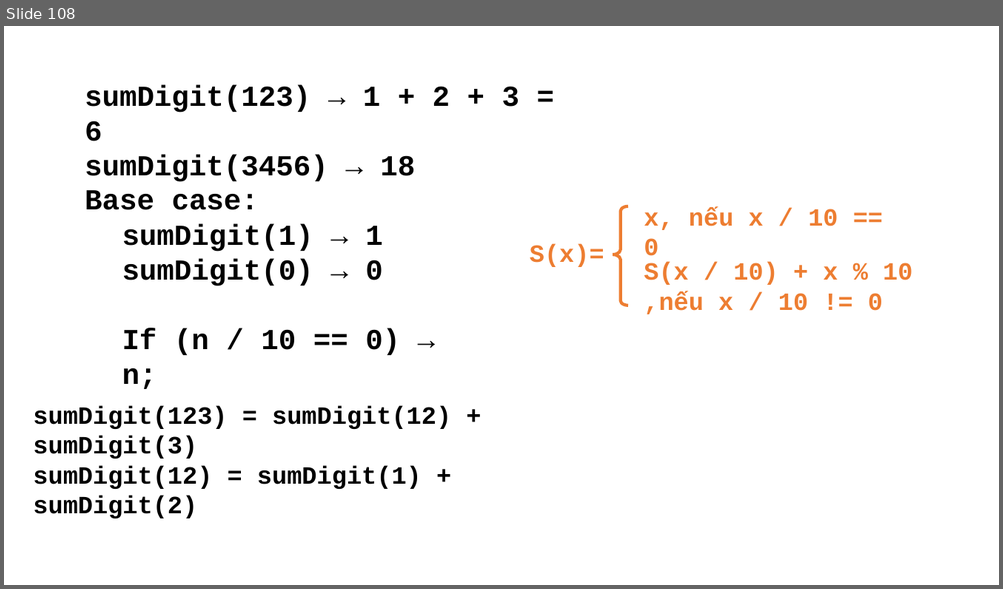
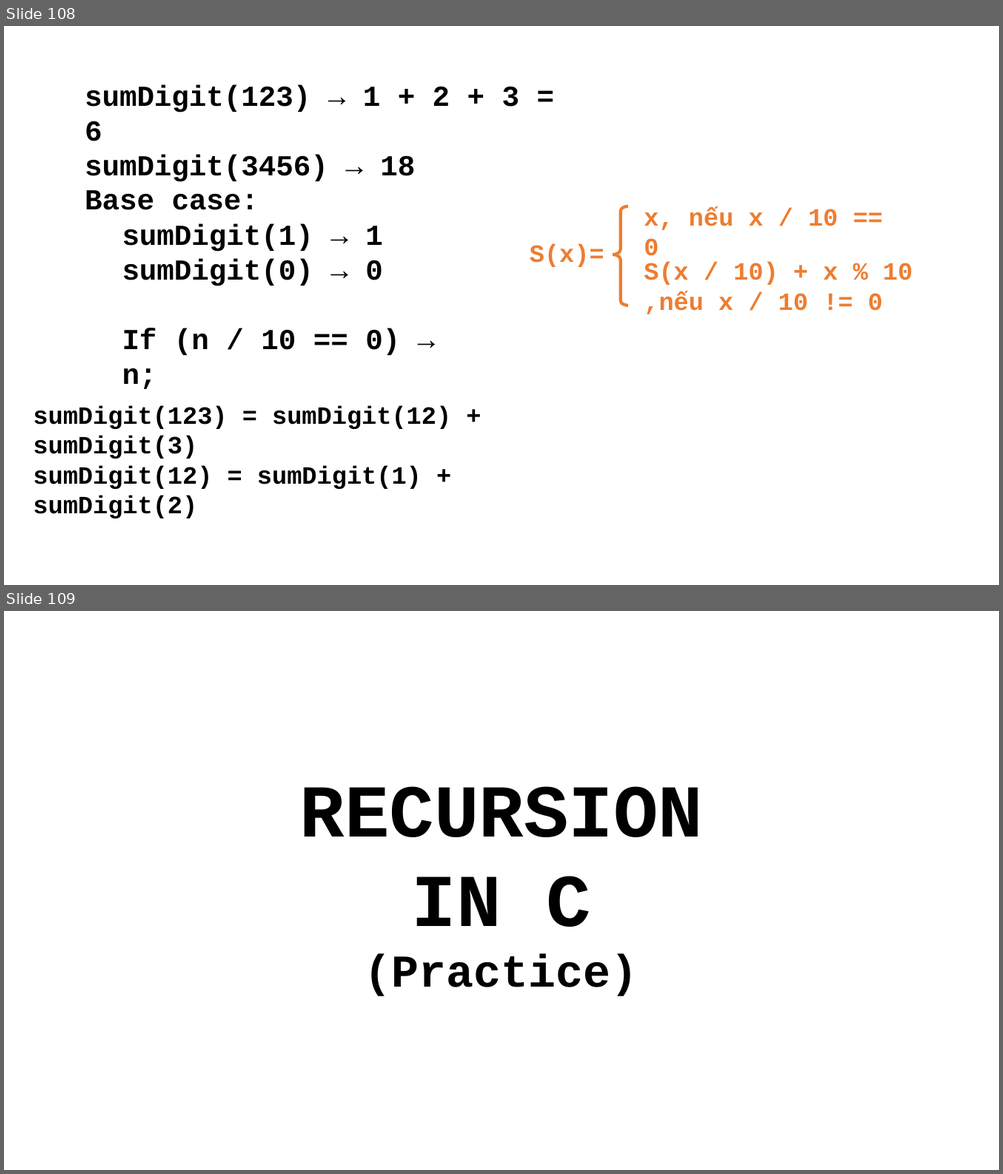
Before and after one commit to lovinh/Programming-Techniques, a slide deck: Presentations/Recusion.pptx. Shown one above the other, each under a label of ours: slide 108 before the commit, slides 108 and 109 after it. The pictures are 1003x589 and 1003x1174 pixels, drawn with LibreOffice and Linux fonts; fonts in the diff are those of the drawing. Boxes give left, top, right and bottom in pixels: in the first picture for what was removed or moved away, otherwise in the second. Text is boxed around its words. In the diff, an @@ line names an element or a change of style, - is before the commit and + after.

```diff
--- a/Presentations/Recusion.pptx
+++ b/Presentations/Recusion.pptx
@@ slide 109 added at (x1=4, y1=611, x2=999, y2=1170), background #FFFFFF @@
@@ text added at (x1=300, y1=786, x2=703, y2=997), 72 pt, text #000000, bold @@
+RECURSION IN C
+(Practice)
```
Also in this commit, not shown: 8 other slides added, 21 other files.
